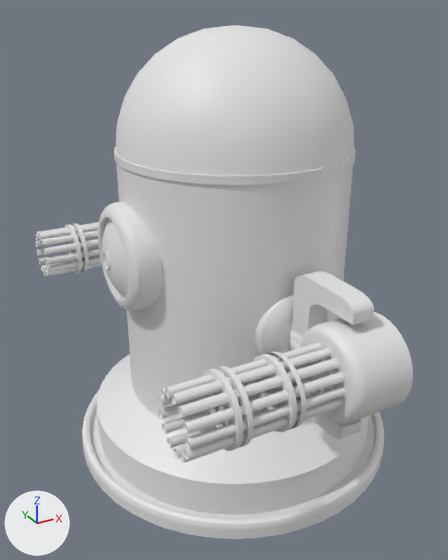
Two versions of the Blender file Assets/Models/enemies/turret/turret.blend, one commit apart.
Both versions are drawn from a 50 mm lens placed at (-1.86, -3.24, 2.76), pointed at (-0.1, -0.03, 1.16). Arrows for +X, +Y and +Z are at lower left; the lights stay in place.

In view in the first picture: 'Turret body', 'Turret gun joint', 'Turret gun left', 'Turret gun right'.
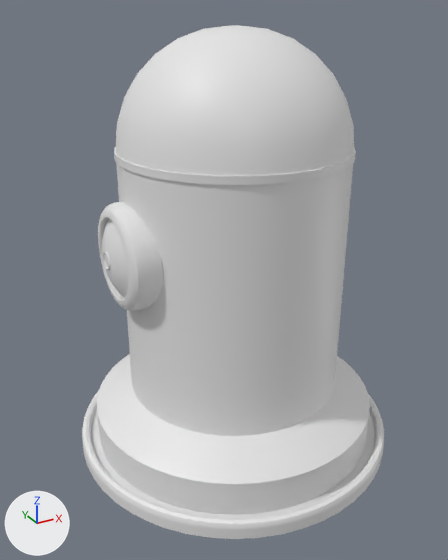
The newer file is also turned or shifted as a whole; pictures and numbers use the older file's frame.

What differs and where, as boxes (x1, y1, x2, y2) in the pictures (448 x 560 px):
'Turret gun right', deleted: before (158, 312, 413, 463)
'Turret gun joint', no longer drawn: before (255, 271, 374, 439)
'Turret gun left', deleted: before (35, 222, 102, 276)
part 1 of me_cylinder_001, shading changed: (82, 25, 384, 539) in both

What the commit changed:
me_cylinder_001 has 3200 vertices, 3104 faces and spans x -3.15..2.22, y -2.14..2.14, z -2.11..2.15.
me_cylinder_001 is used by ob_turret_body; location (-0.018, 0.0, 1.09); rotation (0.0, 1.571, 0.0), in degrees (0, 90, 0); scale (0.5, 0.5, 0.5).
me_cylinder_001 part 1: edges marked sharp go from 1344 to 1346.
me_cube_001 is used by ob_turret_gun_joint; parent ob_turrent_gun_parent; location (0.0, -0.0000165, 1.591); scale (0.128, 0.282, 0.128).
me_cube_001 had 524 vertices, 408 faces and spanned x -3.8..3.8, y -8.8..8.8, z -6.3..6.3.
me_cube_001 now has 0 vertices, 0 faces and spans empty.
me_cube_001 part 2: the whole mesh is rebuilt.
Object 'Turret gun right' (ob_turret_gun_right) is deleted.
Object 'Turret gun left' (ob_turret_gun_left) is deleted.
